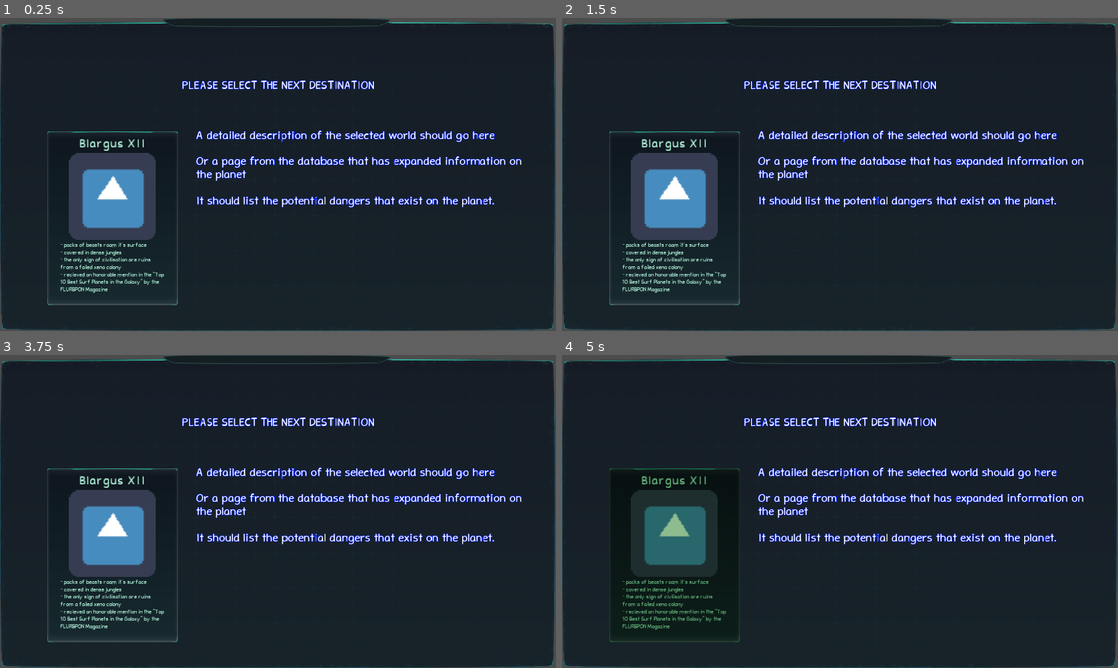
Above: before the commit, frames 1-4 (two rows, left to right).
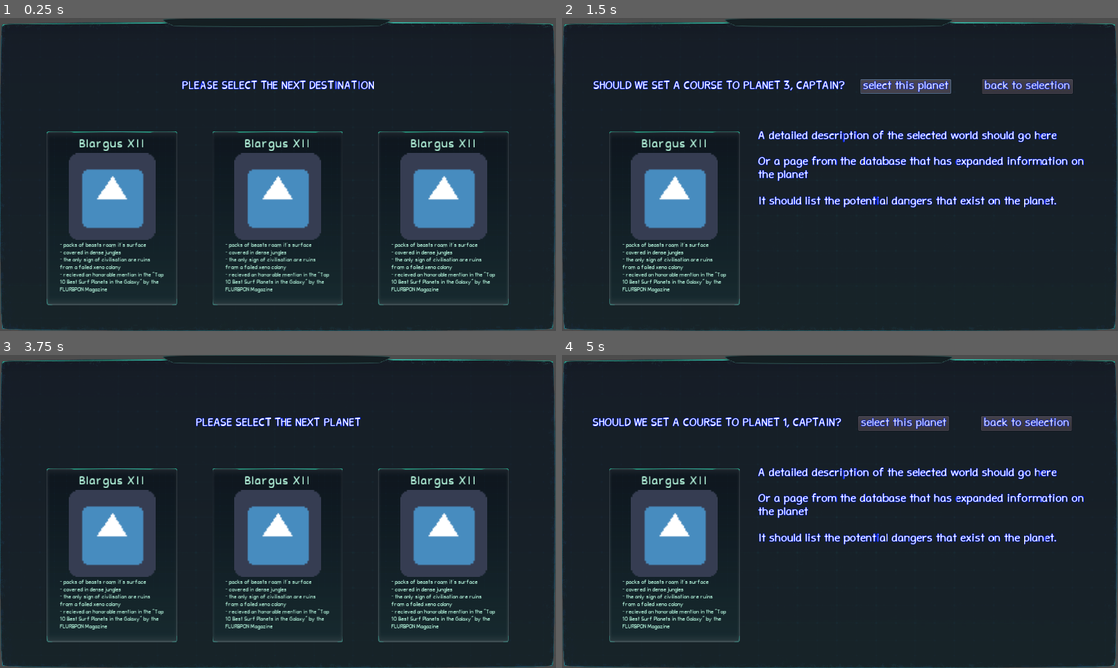
Above: after the commit, the same moments.

Repository: ktosox/Godot_WIld_06_2021
Game: Godot game, scene res://LevelSelection/LevelSelection.tscn
Two runs of this game, one before a commit and one after it. Both use one fixed random seed, a clock stepped at 60 frames per second and the inputs below. The project has no main scene, so this scene is started directly. The engine's default icon, where the game draws it, is replaced by a stand-in: a white triangle on a blue panel in a dark square.
Inputs (mouse positions are in pixels of both pictures, inside the frame that each line leads up to):
- Up to frame 1 (0.25 s): no input
- Up to frame 2 (1.5 s): tap Enter at 0.5 s; move the mouse to (962, 158) at 0.52 s; click (962, 158) at 0.67 s; click (906, 86) at 1.25 s, where only the run after the commit has a clickable "select this planet"
- Up to frame 3 (3.75 s): click (344, 423) at 2 s, where only the run after the commit has a clickable "select this planet"; click (344, 423) at 2.75 s, where only the run after the commit has a clickable "select this planet"; click (467, 423) at 3.5 s, where only the run after the commit has a clickable "back to selection"
- Up to frame 4 (5 s): tap Space at 4.25 s; move the mouse to (728, 527) at 4.27 s; click (728, 527) at 4.42 s

The runs differ from the first frame. In frame 1, 14% of the frame differs, in the area x 8-94%, y 35-92%; in frame 2, 2.4%; in frame 3, 15%, in the area x 8-94%, y 19-92%; in frame 4, 8.2%.

Commit message:
started work on the scene that takes care of mission logic

Diff:
--- a/Game/LevelSelection/LevelSelection.tscn
+++ b/Game/LevelSelection/LevelSelection.tscn
@@ -69,6 +69,7 @@
 text = "back to selection"
 
 [node name="LevelDetails" type="HBoxContainer" parent="VBoxContainer"]
+visible = false
 margin_top = 200.0
 margin_right = 1140.0
 margin_bottom = 600.0
@@ -101,7 +102,6 @@
 autowrap = true
 
 [node name="SelectionCards" type="HBoxContainer" parent="VBoxContainer"]
-visible = false
 margin_top = 200.0
 margin_right = 1140.0
 margin_bottom = 600.0
--- /dev/null
+++ b/Game/MissionScene/Character.tscn
@@ -0,0 +1,36 @@
+[gd_scene load_steps=2 format=2]
+
+[ext_resource path="res://Scripts/Character.gd" type="Script" id=1]
+
+[node name="Character" type="ColorRect"]
+anchor_right = 1.0
+anchor_bottom = 1.0
+margin_right = -1152.0
+margin_bottom = -592.0
+rect_min_size = Vector2( 128, 128 )
+size_flags_horizontal = 6
+size_flags_vertical = 6
+color = Color( 0.113725, 0.854902, 0.176471, 1 )
+script = ExtResource( 1 )
+__meta__ = {
+"_edit_use_anchors_": false
+}
+
+[node name="Health" type="ProgressBar" parent="."]
+modulate = Color( 1, 0, 0, 1 )
+margin_top = 128.0
+margin_right = 128.0
+margin_bottom = 142.0
+value = 100.0
+__meta__ = {
+"_edit_use_anchors_": false
+}
+
+[node name="Attack" type="ProgressBar" parent="."]
+modulate = Color( 0, 1, 0.552941, 1 )
+margin_top = 144.0
+margin_right = 128.0
+margin_bottom = 158.0
+__meta__ = {
+"_edit_use_anchors_": false
+}
--- /dev/null
+++ b/Game/MissionScene/MissionController.tscn
@@ -0,0 +1,132 @@
+[gd_scene load_steps=4 format=2]
+
+[ext_resource path="res://Scripts/MissionController.gd" type="Script" id=1]
+[ext_resource path="res://Resources/UI/MainPanel02.png" type="Texture" id=2]
+[ext_resource path="res://MissionScene/Character.tscn" type="PackedScene" id=3]
+
+[node name="MissionController" type="Control"]
+anchor_right = 1.0
+anchor_bottom = 1.0
+script = ExtResource( 1 )
+__meta__ = {
+"_edit_use_anchors_": false
+}
+
+[node name="MissionScreen" type="VBoxContainer" parent="."]
+anchor_right = 1.0
+anchor_bottom = 1.0
+__meta__ = {
+"_edit_use_anchors_": false
+}
+
+[node name="TextureProgress" type="ProgressBar" parent="MissionScreen"]
+margin_right = 1280.0
+margin_bottom = 50.0
+rect_min_size = Vector2( 0, 50 )
+value = 50.0
+percent_visible = false
+
+[node name="LayoutH" type="HBoxContainer" parent="MissionScreen"]
+margin_top = 54.0
+margin_right = 1280.0
+margin_bottom = 720.0
+size_flags_vertical = 3
+
+[node name="DetailMenu" type="NinePatchRect" parent="MissionScreen/LayoutH"]
+margin_right = 510.0
+margin_bottom = 666.0
+size_flags_horizontal = 3
+texture = ExtResource( 2 )
+region_rect = Rect2( 0, 0, 302, 403 )
+patch_margin_left = 50
+patch_margin_top = 50
+patch_margin_right = 50
+patch_margin_bottom = 50
+axis_stretch_horizontal = 1
+axis_stretch_vertical = 1
+
+[node name="Background" type="ColorRect" parent="MissionScreen/LayoutH"]
+margin_left = 514.0
+margin_right = 1280.0
+margin_bottom = 666.0
+size_flags_horizontal = 3
+size_flags_stretch_ratio = 1.5
+
+[node name="Layout" type="HBoxContainer" parent="MissionScreen/LayoutH/Background"]
+anchor_right = 1.0
+anchor_bottom = 1.0
+__meta__ = {
+"_edit_use_anchors_": false
+}
+
+[node name="Crew" type="VBoxContainer" parent="MissionScreen/LayoutH/Background/Layout"]
+margin_right = 322.0
+margin_bottom = 666.0
+size_flags_horizontal = 3
+
+[node name="Character" parent="MissionScreen/LayoutH/Background/Layout/Crew" instance=ExtResource( 3 )]
+anchor_right = 0.0
+anchor_bottom = 0.0
+margin_left = 97.0
+margin_top = 45.0
+margin_right = 225.0
+margin_bottom = 173.0
+
+[node name="Character2" parent="MissionScreen/LayoutH/Background/Layout/Crew" instance=ExtResource( 3 )]
+anchor_right = 0.0
+anchor_bottom = 0.0
+margin_left = 97.0
+margin_top = 268.0
+margin_right = 225.0
+margin_bottom = 396.0
+
+[node name="Character3" parent="MissionScreen/LayoutH/Background/Layout/Crew" instance=ExtResource( 3 )]
+anchor_right = 0.0
+anchor_bottom = 0.0
+margin_left = 97.0
+margin_top = 492.0
+margin_right = 225.0
+margin_bottom = 620.0
+
+[node name="It\'sFreeRealEstate" type="Control" parent="MissionScreen/LayoutH/Background/Layout"]
+margin_left = 326.0
+margin_right = 439.0
+margin_bottom = 666.0
+size_flags_horizontal = 3
+size_flags_stretch_ratio = 0.35
+
+[node name="Badies" type="VBoxContainer" parent="MissionScreen/LayoutH/Background/Layout"]
+margin_left = 443.0
+margin_right = 766.0
+margin_bottom = 666.0
+size_flags_horizontal = 3
+
+[node name="ColorRect4" type="ColorRect" parent="MissionScreen/LayoutH/Background/Layout/Badies"]
+margin_left = 97.0
+margin_top = 45.0
+margin_right = 225.0
+margin_bottom = 173.0
+rect_min_size = Vector2( 128, 128 )
+size_flags_horizontal = 4
+size_flags_vertical = 6
+color = Color( 0.901961, 0.121569, 0.121569, 1 )
+
+[node name="ColorRect5" type="ColorRect" parent="MissionScreen/LayoutH/Background/Layout/Badies"]
+margin_left = 97.0
+margin_top = 268.0
+margin_right = 225.0
+margin_bottom = 396.0
+rect_min_size = Vector2( 128, 128 )
+size_flags_horizontal = 4
+size_flags_vertical = 6
+color = Color( 0.901961, 0.121569, 0.121569, 1 )
+
+[node name="ColorRect6" type="ColorRect" parent="MissionScreen/LayoutH/Background/Layout/Badies"]
+margin_left = 97.0
+margin_top = 492.0
+margin_right = 225.0
+margin_bottom = 620.0
+rect_min_size = Vector2( 128, 128 )
+size_flags_horizontal = 4
+size_flags_vertical = 6
+color = Color( 0.901961, 0.121569, 0.121569, 1 )
--- /dev/null
+++ b/Game/Scripts/Character.gd
@@ -0,0 +1,15 @@
+extends ColorRect
+
+
+# Declare member variables here. Examples:
+# var a = 2
+# var b = "text"
+
+
+# Called when the node enters the scene tree for the first time.
+func _ready():
+	pass # Replace with function body.
+
+func load_character(chara):
+
+	pass
--- a/Game/Scripts/LevelSelection.gd
+++ b/Game/Scripts/LevelSelection.gd
@@ -19,6 +19,7 @@
 	pass
 
 func confirm_selection():
+	print("player selected planet "+String(selectedPlanet))
 	#whatever call to the global singleton needs to be made to mave the machine forward should go here
 	pass
 
@@ -37,21 +38,24 @@
 	currentState.visible = true
 	$VBoxContainer/TitleText/ConfirmSelection.visible = true
 	$VBoxContainer/TitleText/CancelSelection.visible = true
-	$VBoxContainer/TitleText/Label.text = "You have selected planet "+String(nr)+",\n should we start the engines?"
+	$VBoxContainer/TitleText/Label.text = "Should we set a course to Planet "+String(nr)+", Captain?"
 	#loading level details for the given level goes here
 	pass
 
 func _on_Card1_gui_input(event:InputEvent):
 	if(event.is_class("InputEventMouseButton") and event.is_pressed()):
+		$VBoxContainer/SelectionCards/Card1.emit_signal("mouse_exited")
 		select_level(1)
 
 func _on_Card2_gui_input(event):
 	if(event.is_class("InputEventMouseButton") and event.is_pressed()):
+		$VBoxContainer/SelectionCards/Card2.emit_signal("mouse_exited")
 		select_level(2)
 	pass # Replace with function body.
 
 func _on_Card3_gui_input(event):
 	if(event.is_class("InputEventMouseButton") and event.is_pressed()):
+		$VBoxContainer/SelectionCards/Card3.emit_signal("mouse_exited")
 		select_level(3)
 	pass # Replace with function body.
 
--- /dev/null
+++ b/Game/Scripts/MissionController.gd
@@ -0,0 +1,16 @@
+extends Control
+
+
+# Declare member variables here. Examples:
+# var a = 2
+# var b = "text"
+
+
+# Called when the node enters the scene tree for the first time.
+func _ready():
+	pass # Replace with function body.
+
+
+# Called every frame. 'delta' is the elapsed time since the previous frame.
+#func _process(delta):
+#	pass
--- a/Game/SpaceShip.tscn
+++ b/Game/SpaceShip.tscn
@@ -63,7 +63,7 @@
 margin_top = 528.0
 margin_right = 630.0
 margin_bottom = 584.0
-text = "mission selection"
+text = "mission screen"
 __meta__ = {
 "_edit_use_anchors_": false
 }
